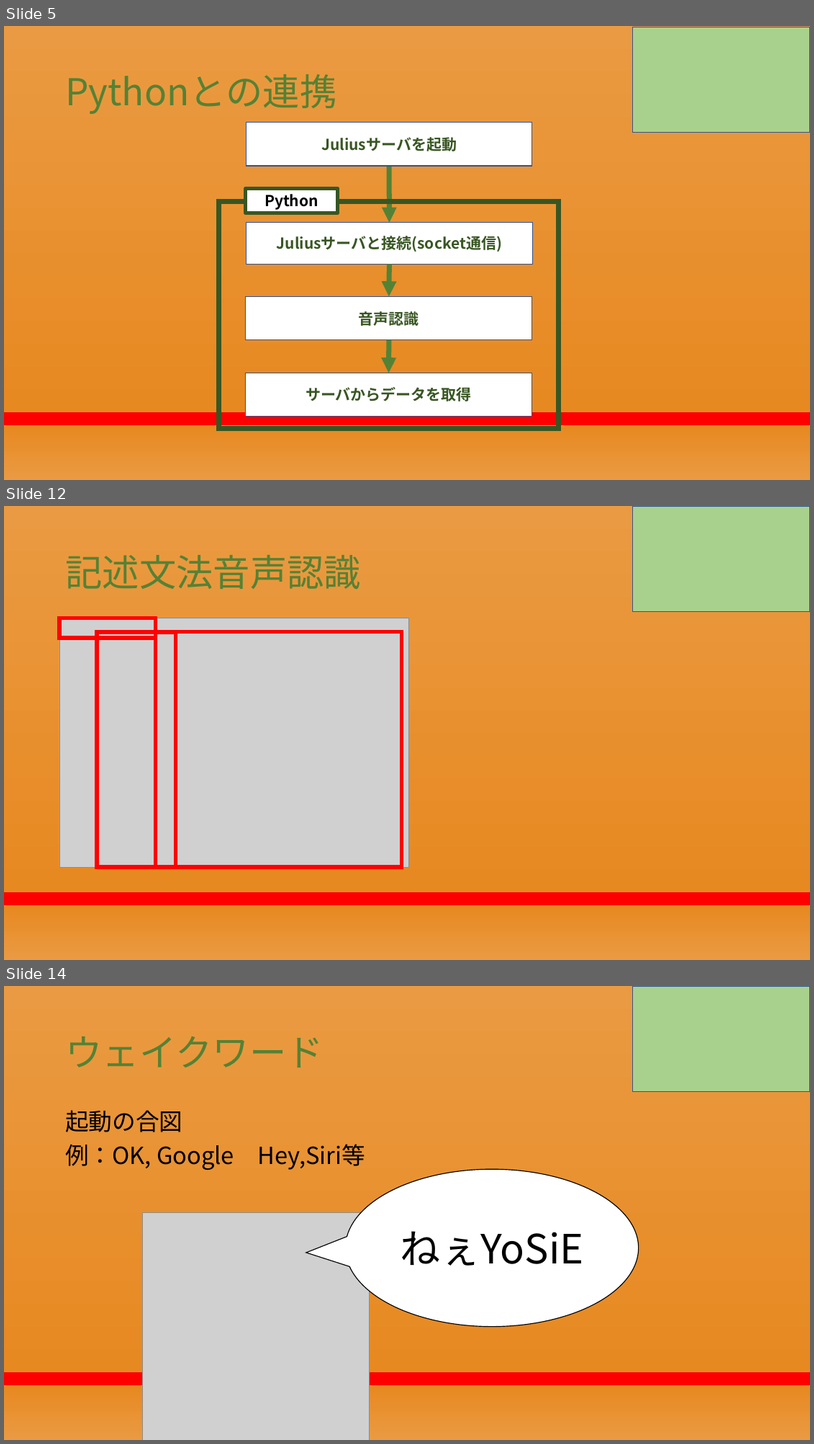
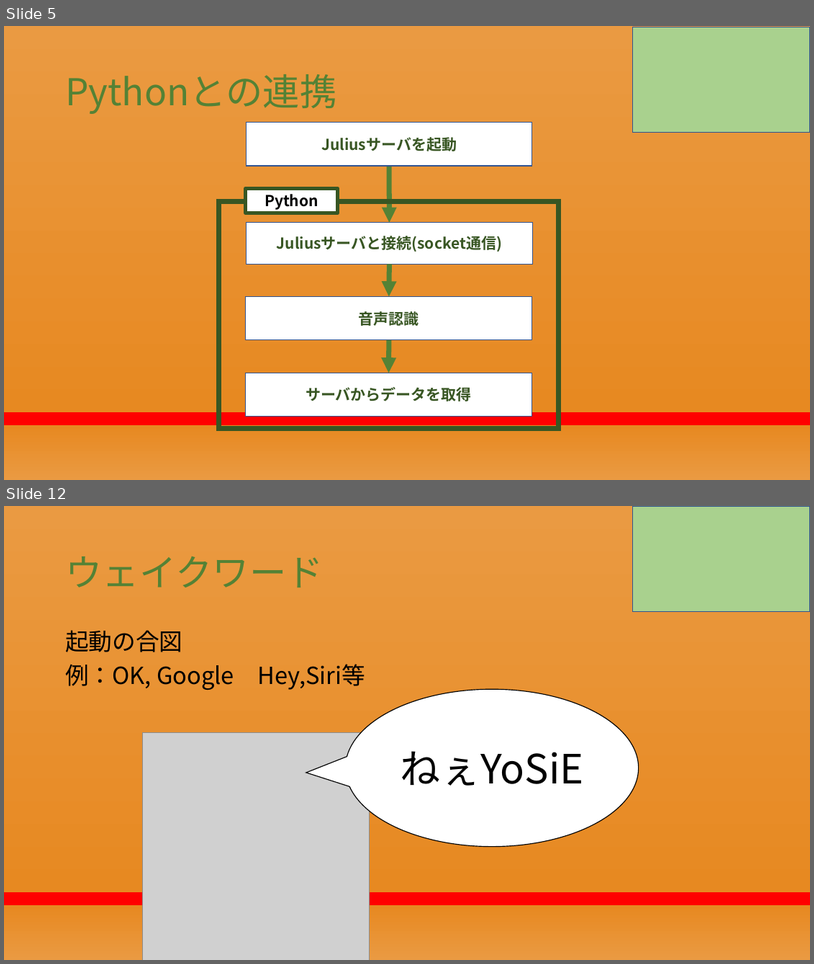
Before and after one commit to RikiishiSuzunosuke/AIspeaker_yosie, a slide deck: presentation/AIスピーカー開発_2.pptx. Shown one above the other, each under a label of ours: slides 5, 12 and 14 before the commit, slides 5 and 12 after it; the slides between them are not shown. The pictures are 814x1444 and 814x964 pixels, drawn with LibreOffice and Linux fonts; fonts in the diff are those of the drawing; grey boxes stand for pictures. Boxes give left, top, right and bottom in pixels: in the first picture for what was removed or moved away, otherwise in the second. Text is boxed around its words. In the diff, an @@ line names an element or a change of style, - is before the commit and + after.

```diff
--- a/presentation/AIスピーカー開発_2.pptx
+++ b/presentation/AIスピーカー開発_2.pptx
@@ slide 12 removed at (4,506,810,960), background gradient #EA9A42 to #E78921 to #FF0000 @@
@@ rectangle removed at (633,506,810,611) @@
@@ title removed at (65,555,361,589) @@
-記述文法音声認識
@@ picture removed at (59,618,409,867) @@
@@ rectangle removed at (59,618,156,638) @@
@@ rectangle removed at (97,632,176,867) @@
@@ rectangle removed at (156,632,402,867) @@
@@ what was slide 14 is now slide 12 @@
```
Also in this commit, not shown: 6 slides changed, 3 slides added, 4 other slides removed, 4 other files.
